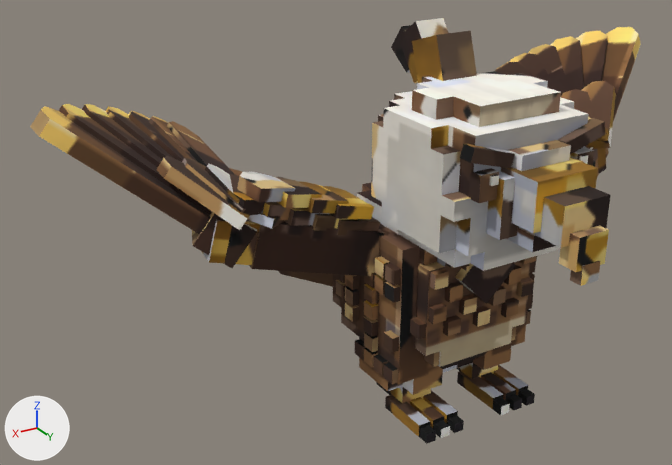
Two versions of the FBX model mas1-arte/mascotas-altas-v02/aguila-legendaria/clips/AguilaLegendaria_Celebrate.fbx, one commit apart.
Before and after are seen from a 50 mm lens placed at (0.0595, 0.076, 0.0622), pointed at (0.0092, -0.0079, 0.0203). Arrows for +X, +Y and +Z are at lower left; the lights stay in place. The older version comes first. Where no turn or scale is listed for an object, it has been applied to the vertices. Vertices at exactly the same position are counted once.

Objects in the first picture: 'AguilaLegendaria'.
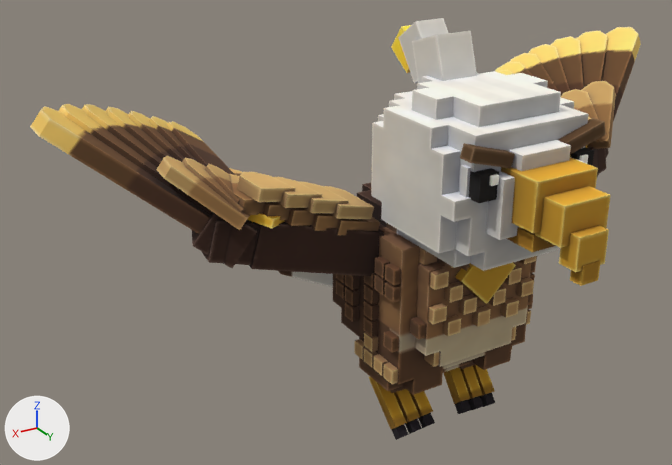
Edits to the scene script, one JSON object a line:
```json
{"block": "me_aguilalegendaria", "where": "# used by ob_aguilalegendaria; location = (0.0, 0.0, 0.0)"}
{"op": "remove", "block": "me_aguilalegendaria", "code": "me_aguilalegendaria.from_pydata(...)  # 2327 vertices, 3960 faces; spans x -0.0405..0.0405, y -0.0271..0.022, z 0.001..0.0441"}
{"op": "add", "block": "me_aguilalegendaria", "code": "me_aguilalegendaria.from_pydata(...)  # 2370 vertices, 4028 faces; spans x -0.0405..0.0405, y -0.0271..0.022, z -0.0028..0.0441"}
{"block": "me_aguilalegendaria", "change": "me_aguilalegendaria part 1: the loose piece of 8 vertices spanning x -0.0058..-0.0046, y 0.0072..0.0088, z 0.0011..0.0023 is multiplied about its middle by the matrix ((0.998, 0.052, -0.047), (0.0, 0.669, 0.743), (0.07, -0.741, 0.668)), then moved by (0.0006, -0.006, -0.0033)"}
{"block": "me_aguilalegendaria", "change": "me_aguilalegendaria part 2: a new loose piece, a box spanning x 0.0046..0.0074, y 0.0116..0.0126, z 0.0306..0.0338, in mat_aguilalegendaria (picture img_aguilalegendaria_paleta_1024_png)"}
{"block": "me_aguilalegendaria", "change": "me_aguilalegendaria part 3: 13 loose pieces with 104 vertices, spanning x -0.0078..0.0078, y -0.0039..0.0088, z 0.0011..0.0028, are deleted"}
{"block": "me_aguilalegendaria", "change": "me_aguilalegendaria part 4"}
{"block": "me_aguilalegendaria", "change": "11 vertices are removed from x -0.007..0.007, y -0.003..0.003, z 0.001..0.025"}
{"block": "me_aguilalegendaria", "change": "90 faces are deleted"}
{"block": "me_aguilalegendaria", "change": "66 vertices are added at x -0.0073..0.0073, y -0.009..0.0029, z -0.0028..0.025"}
{"block": "me_aguilalegendaria", "change": "16 new vertices lie (0.0, 0.0011, 0.001) away from vertices in x -0.0073..0.0073, y -0.0063..0.0013, z -0.0018..0.0069"}
{"block": "me_aguilalegendaria", "change": "6 new vertices lie (0.0003, -0.0044, 0.0049) away from vertices in x 0.002..0.0073, y 0.0013, z -0.0018..-0.0014"}
{"block": "me_aguilalegendaria", "change": "6 new vertices lie (0.0001, 0.0011, 0.001) away from vertices in x 0.0023..0.0076, y -0.0031, z 0.0031..0.0035"}
{"block": "me_aguilalegendaria", "change": "6 new vertices lie (-0.0003, -0.0044, 0.0049) away from vertices in x -0.0073..-0.002, y 0.0013, z -0.0018..-0.0014"}
{"block": "me_aguilalegendaria", "change": "6 new vertices lie (-0.0001, 0.0011, 0.001) away from vertices in x -0.0076..-0.0023, y -0.0031, z 0.0031..0.0035"}
{"block": "me_aguilalegendaria", "change": "12 new vertices lie (0.0001, 0.0009, 0.0008) away from vertices in x 0.002..0.0071, y 0.001..0.002, z -0.0028..-0.0013"}
{"block": "me_aguilalegendaria", "change": "8 new vertices lie (0.0001, -0.0009, -0.0008) away from vertices in x -0.0072..-0.0021, y 0.0019..0.0029, z -0.002..-0.0005"}
{"block": "me_aguilalegendaria", "change": "266 new faces join them"}
{"block": "me_aguilalegendaria", "change": "me_aguilalegendaria part 5: 3228 kept faces spanning x -0.0405..0.0405, y -0.0271..0.022, z 0.003..0.0441 get new texture (UV) coordinates"}
{"block": "me_aguilalegendaria", "change": "other edits to the shape of me_aguilalegendaria do not show in these pictures"}
```

Pixel boxes [x1, y1, x2, y2] of what changed, in the pictures (672 x 465 px; the box of a moved part takes in the faces that stretch with it):
```json
{"object": "AguilaLegendaria", "change": "reshaped", "before": [30, 18, 641, 444], "after": [30, 18, 641, 440]}
{"part": 1, "of": "me_aguilalegendaria", "change": "moved or reshaped", "before": [507, 394, 522, 411], "after": [468, 396, 483, 411]}
{"part": 2, "of": "me_aguilalegendaria", "change": "added", "after": [460, 165, 471, 197]}
{"part": 3, "of": "me_aguilalegendaria", "change": "deleted", "before": [376, 365, 535, 444]}
{"part": 4, "of": "me_aguilalegendaria", "change": "reshaped", "before": [357, 183, 527, 404], "after": [357, 183, 527, 440]}
{"part": 5, "of": "me_aguilalegendaria", "change": "surface changed", "before": [30, 21, 616, 395], "after": [30, 21, 616, 395]}
```
